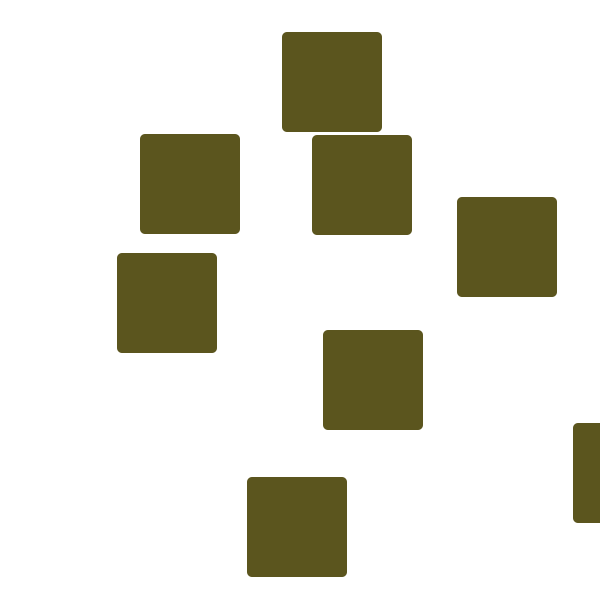
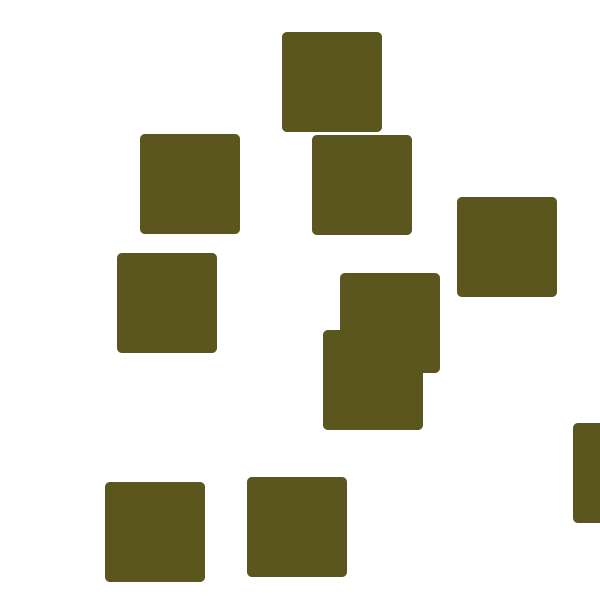
Layers edited between the first and the second 600×600 image:
added layer "Rounded Rectangle 10" above "Rounded Rectangle 9" over <box>340,273,440,373</box>
added layer "Rounded Rectangle 9" above "Rounded Rectangle 8" over <box>105,482,205,582</box>
